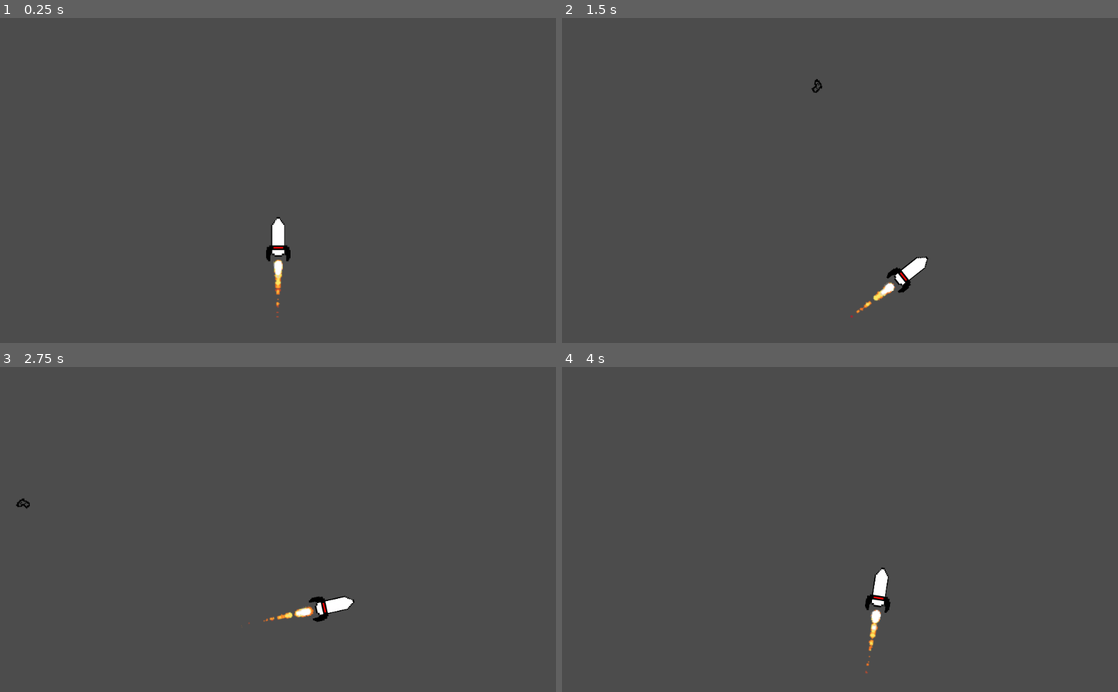
Above: before the commit, frames 1-4 (two rows, left to right).
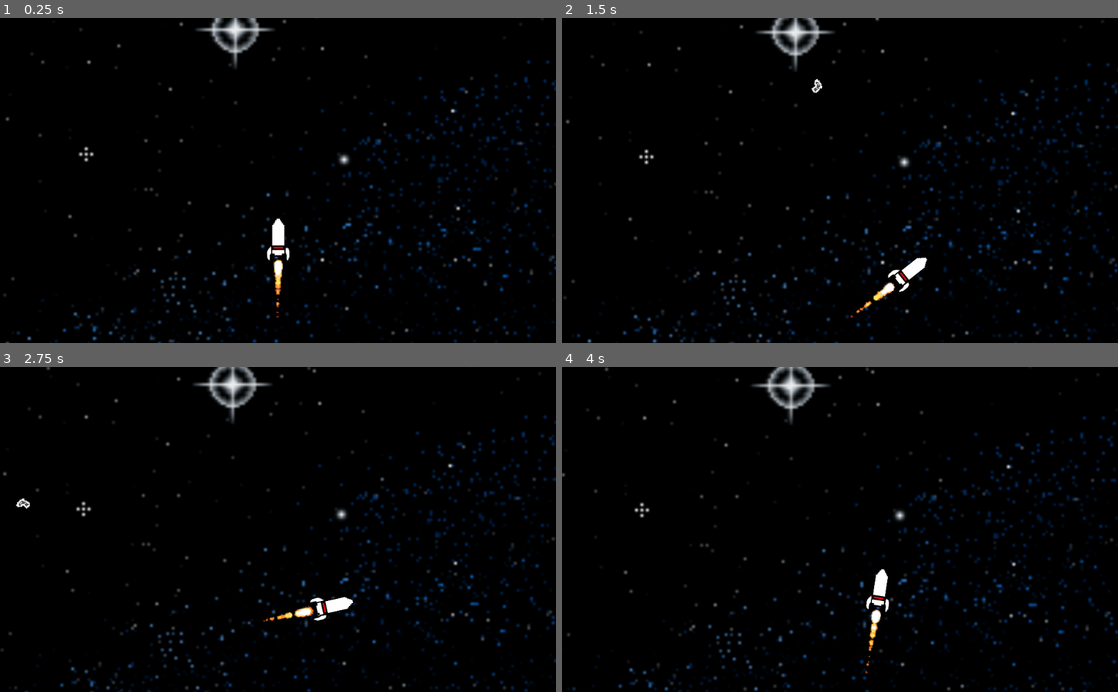
Above: after the commit, the same moments.

Repository: abheekda1/astervoid
Game: Godot game, scene res://Game Scenes/Game.tscn
Two runs of this game, one before a commit and one after it. Both use one fixed random seed, a clock stepped at 60 frames per second and the inputs below.
Inputs:
- Up to frame 1 (0.25 s): no input
- Up to frame 2 (1.5 s): hold Right (turn_right) 0.53-1.28 s; hold Left (turn_left) from 1.28 s (still down)
- Up to frame 3 (2.75 s): release Left (turn_left) at 2.03 s; hold Right (turn_right) from 2.03 s (still down)
- Up to frame 4 (4 s): release Right (turn_right) at 3.53 s; hold Left (turn_left) from 3.53 s (still down)

The runs differ from the first frame. In frame 1, 99% of the frame differs, in the area x 0-100%, y 0-100%; in frame 2, 99%; in frame 3, 99%; in frame 4, 99%.

Commit message:
Add background
Added a background with a parallax effect and modified existing objects
to contrast with the background

Diff:
--- a/Game Scenes/Game.tscn
+++ b/Game Scenes/Game.tscn
@@ -1,7 +1,8 @@
-[gd_scene load_steps=4 format=2]
+[gd_scene load_steps=5 format=2]
 
 [ext_resource path="res://Objects/Rocket.tscn" type="PackedScene" id=1]
 [ext_resource path="res://Scripts/Rocket.gd" type="Script" id=2]
+[ext_resource path="res://Images and Anims/In Game/background.png" type="Texture" id=3]
 [ext_resource path="res://Scripts/AsteroidSpawn.gd" type="Script" id=4]
 
 [node name="Game" type="Node2D"]
@@ -16,3 +17,13 @@
 offset = Vector2( 0, -220 )
 current = true
 smoothing_enabled = true
+
+[node name="ParallaxBackground" type="ParallaxBackground" parent="."]
+
+[node name="ParallaxLayer" type="ParallaxLayer" parent="ParallaxBackground"]
+motion_scale = Vector2( 0.01, 0.01 )
+
+[node name="Sprite" type="Sprite" parent="ParallaxBackground/ParallaxLayer"]
+position = Vector2( 89.4544, -100.794 )
+scale = Vector2( 5, 5 )
+texture = ExtResource( 3 )
--- a/Scripts/AsteroidSpawn.gd
+++ b/Scripts/AsteroidSpawn.gd
@@ -7,8 +7,6 @@
 
 func _process(delta):
 	spawnTime = 500/get_viewport_rect().size.x * deltaSpawnTime
-	print(spawnTime)
-	print(get_viewport_rect().size.x)
 	time += delta
 	if time > spawnTime:
 		time = 0
Binary file changed: Images and Anims/In Game/asteroid.png
Binary file added: Images and Anims/In Game/background.png
Not shown, added: Images and Anims/In Game/background.png.import
Binary file added: Images and Anims/In Game/rocket-old.png
Not shown, added: Images and Anims/In Game/rocket-old.png.import
Binary file changed: Images and Anims/In Game/rocket.png
